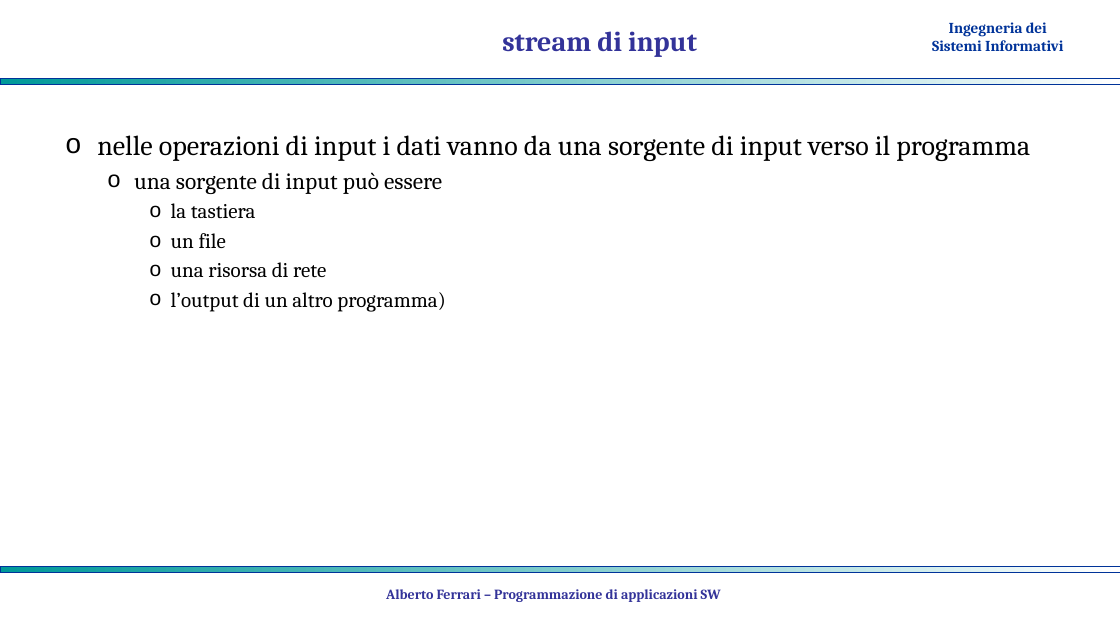
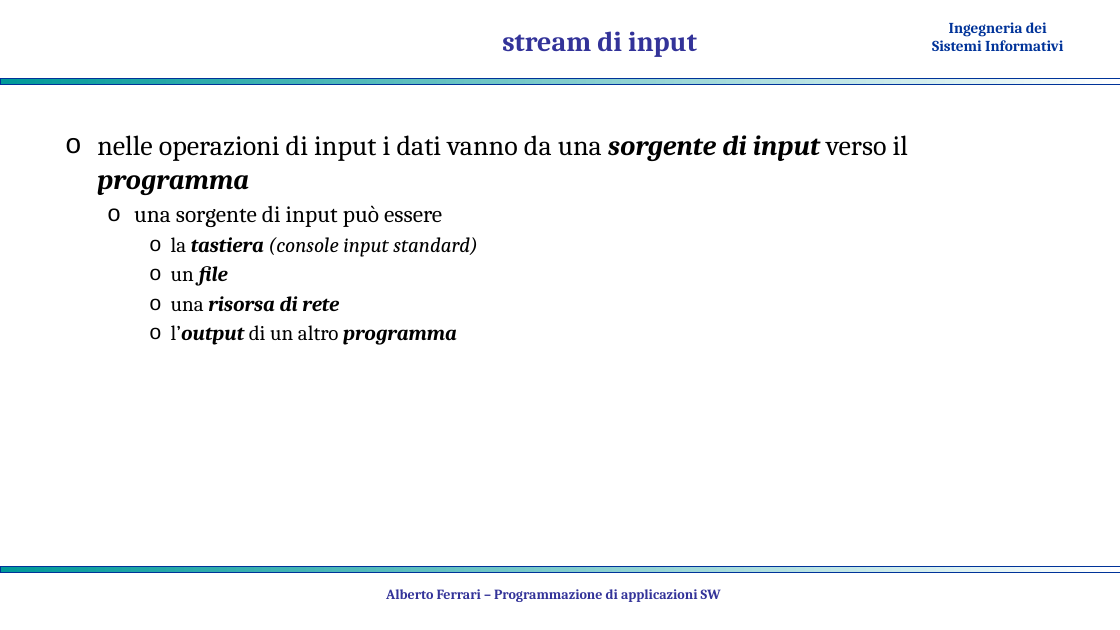
Before and after one commit to albertoferrari/pasw, a slide deck: slide 3 of lezioni/PASW03c - C++ input output.pptx. Drawn at 1120x630 pixels with LibreOffice and Linux fonts; fonts in the diff are those of the drawing; background and template pictures are left out. Boxes give left, top, right and bottom in pixels: in the first picture for what was removed or moved away, otherwise in the second. Text is boxed around its words. In the diff, an @@ line names an element or a change of style, - is before the commit and + after.

```diff
--- a/lezioni/PASW03c - C++ input output.pptx
+++ b/lezioni/PASW03c - C++ input output.pptx
@@ text at box(97, 135, 908, 312): bold on, italic on in "sorgente di input programma", "file", "risorsa di rete" @@
@@ text at box(171, 237, 477, 257): text changed; italic on @@
-    o la tastiera
+    o la tastiera (console input standard)
@@ text at box(171, 325, 457, 345): text changed; bold on; italic on @@
-    o l’output di un altro programma)
+    o l’output di un altro programma
```
Also in this commit, not shown: 3 other slides changed, 8 slides added, 1 other file.
